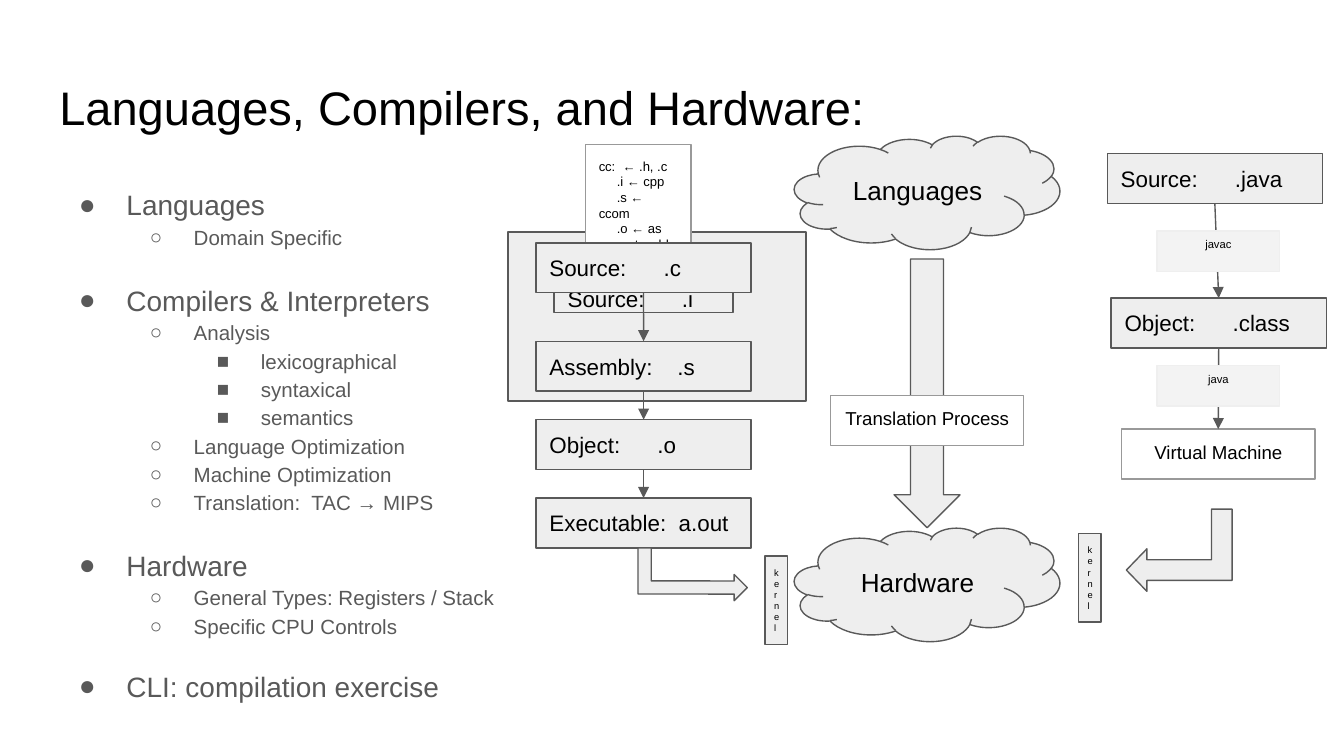
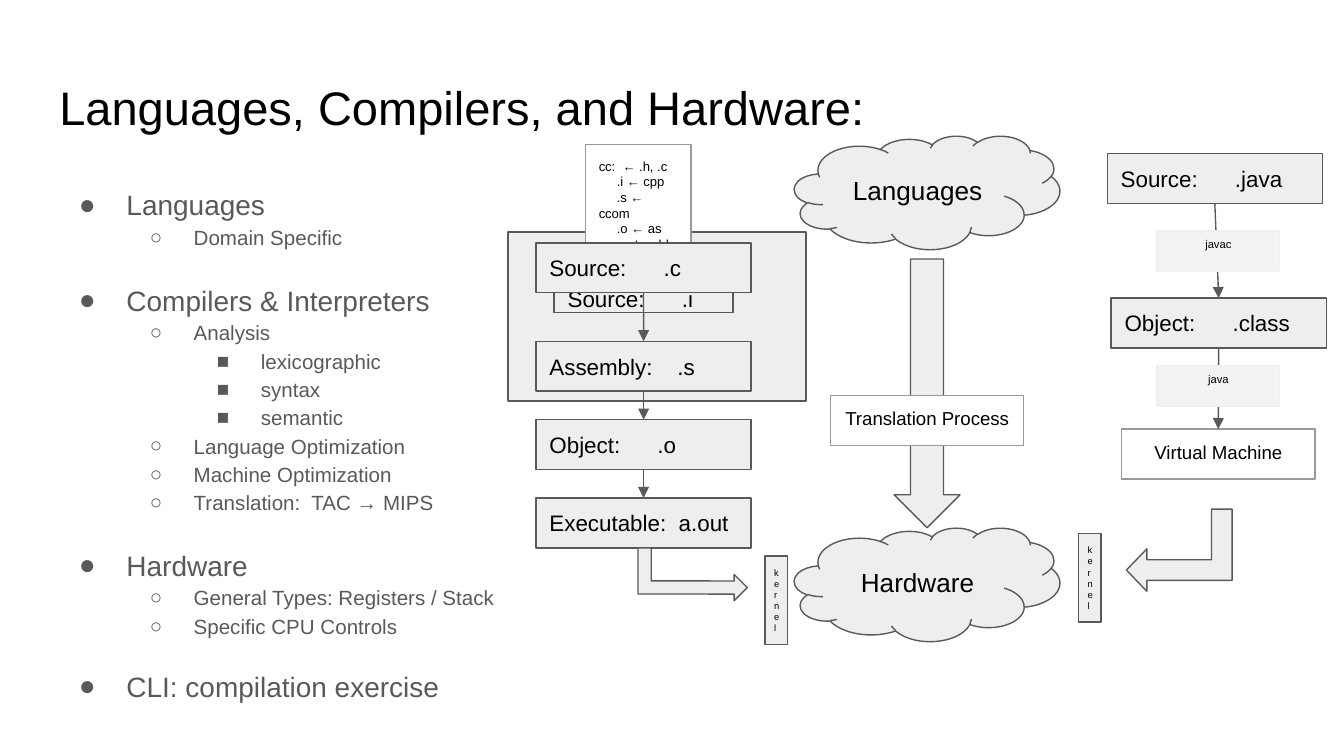
Before and after one commit to sgarcia0206/comp122-f23, a slide deck: slide 6 of administrative/slide_presentations/.hidden/day1_agenda.pptx. Drawn at 1344x756 pixels with LibreOffice and Linux fonts; fonts in the diff are those of the drawing. Boxes give left, top, right and bottom in pixels: in the first picture for what was removed or moved away, otherwise in the second. Text is boxed around its words. In the diff, an @@ line names an element or a change of style, - is before the commit and + after.

```diff
--- a/administrative/slide_presentations/.hidden/day1_agenda.pptx
+++ b/administrative/slide_presentations/.hidden/day1_agenda.pptx
@@ text at box(261, 354, 381, 425): text changed @@
-    ■ lexicographical
-    ■ syntaxical
-    ■ semantics
+    ■ lexicographic
+    ■ syntax
+    ■ semantic
```
Also in this commit, not shown: 1 other file.
